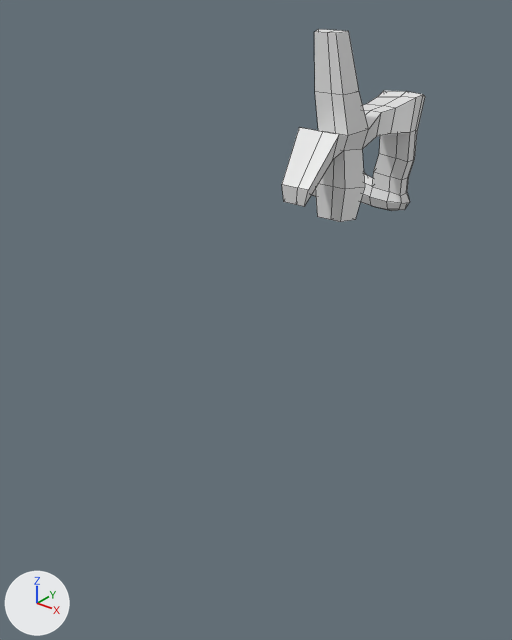
Before and after pictures for a commit that changed the FBX model city-sim/Assets/Models/Cave_1.fbx.
Camera for both pictures: a 50 mm lens placed at (19.7, -34.2, 11.4), pointed at (2.2, -12.3, -2.2). Lighting does not change. The marker at lower left points along +X, +Y and +Z. Mesh edges are drawn as thin lines.
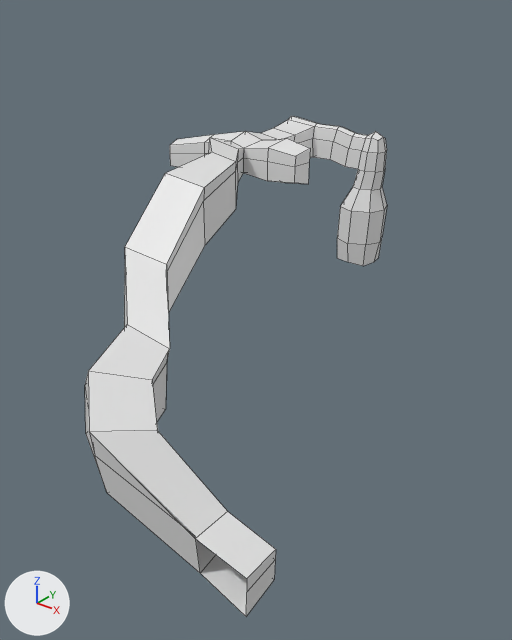
Commit message: updates to cave system

Changed parts and their boxes (x1, y1, x2, y2) in the pictures (512 x 640 px):
'Cube', reshaped, turned: before (282, 29, 425, 222); after (85, 116, 387, 616)
part 1 of me_cube, built on: before (282, 127, 348, 207); after (85, 138, 276, 616)

The change, as a list of edits to the scene's bpy script:
```text
Change me_cube:
    used by ob_cube; location = (0.0, 0.0, 1.0)
    remove me_cube.from_pydata(...)  # 149 vertices, 144 faces; spans x -4.47..3.2, y -9.98..1.31, z -1.43..8.29
    add me_cube.from_pydata(...)  # 191 vertices, 184 faces; spans x -6.71..3.2, y -22.96..1.31, z -10.1..8.29
    me_cube part 1
    4 faces are deleted
    4 vertices in x 1.2..2.89, y -9.86..-7.76, z 1.52..3.18 move by (0.0, 0.0, -0.59)
    3 vertices move from x 1.74..2.46, y -9.97..-9.88, z 1.54..2.33 to x 0.62..2.17, y -13.24..-9.88, z 0.96..2.33
    42 vertices are added at x -6.71..2.85, y -22.96..-9.88, z -10.1..2.07
    44 new faces join them
Change ob_cube:
    ob_cube.rotation_euler: (0.0, 0.0, 0.0) -> (0.0, -1.571, 0.0)  # degrees (0, 0, 0) -> degrees (0, -90, 0)
```
